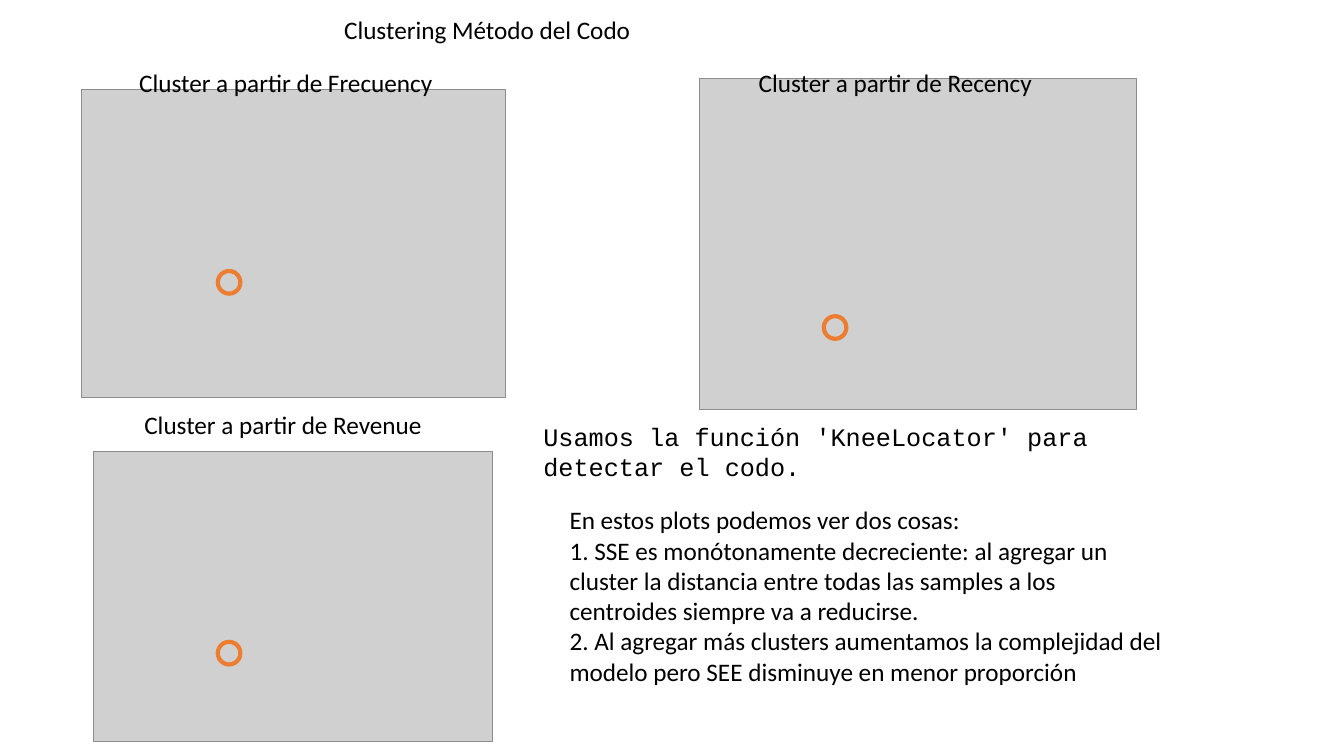
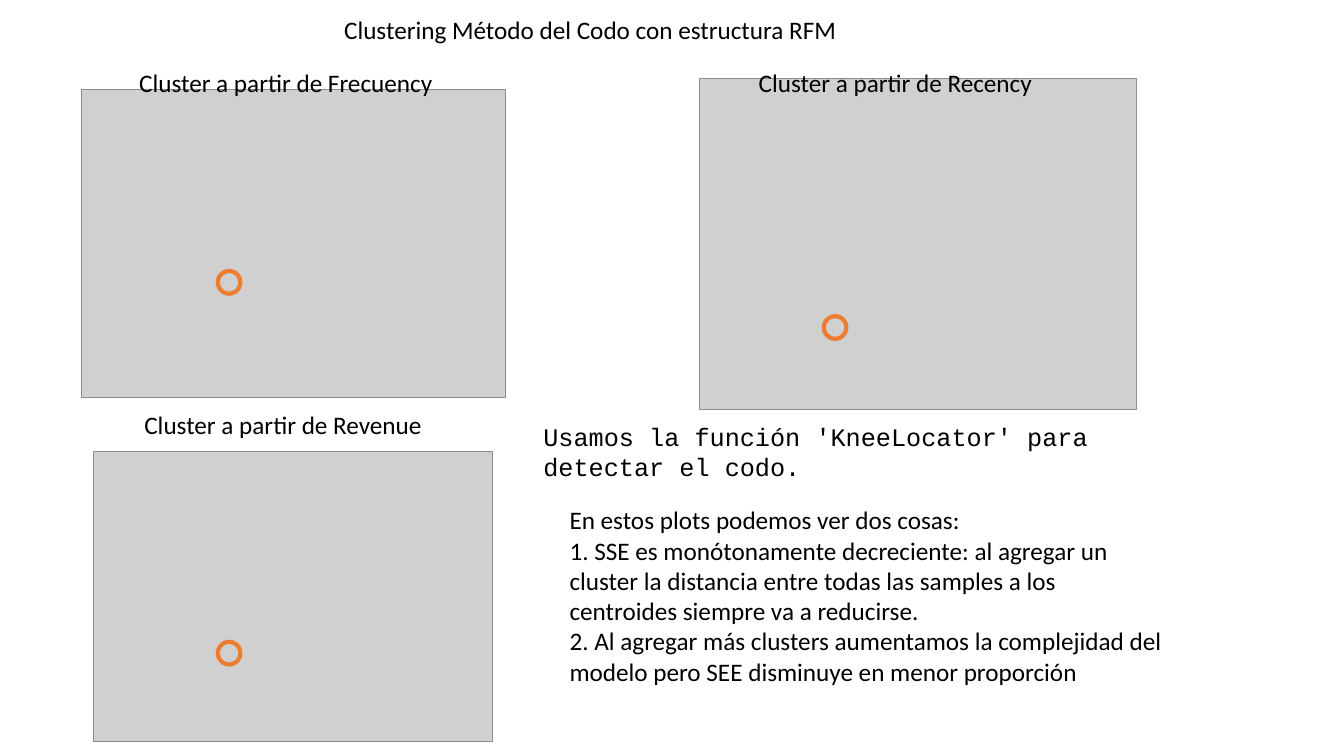
Before and after one commit to hcgalvan/UNSAM-Machine-Learning-on-Economics, a slide deck: slide 5 of resultados/Borrador-Presentacion.pptx. Drawn at 1344x756 pixels with LibreOffice and Linux fonts; fonts in the diff are those of the drawing; grey boxes stand for pictures. Boxes give left, top, right and bottom in pixels: in the first picture for what was removed or moved away, otherwise in the second. Text is boxed around its words. In the diff, an @@ line names an element or a change of style, - is before the commit and + after.

```diff
--- a/resultados/Borrador-Presentacion.pptx
+++ b/resultados/Borrador-Presentacion.pptx
@@ text at <box>344,21,836,44</box>: text changed @@
-Clustering Método del Codo
+Clustering Método del Codo con estructura RFM
```
Also in this commit, not shown: 1 other file.
